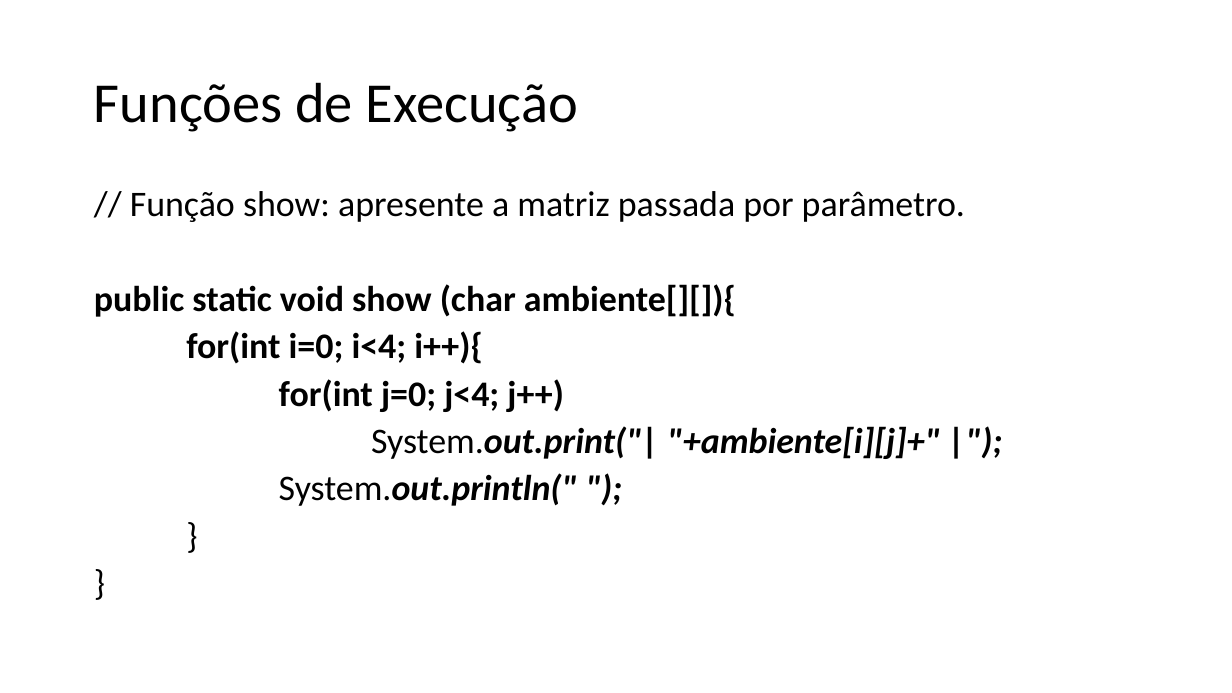
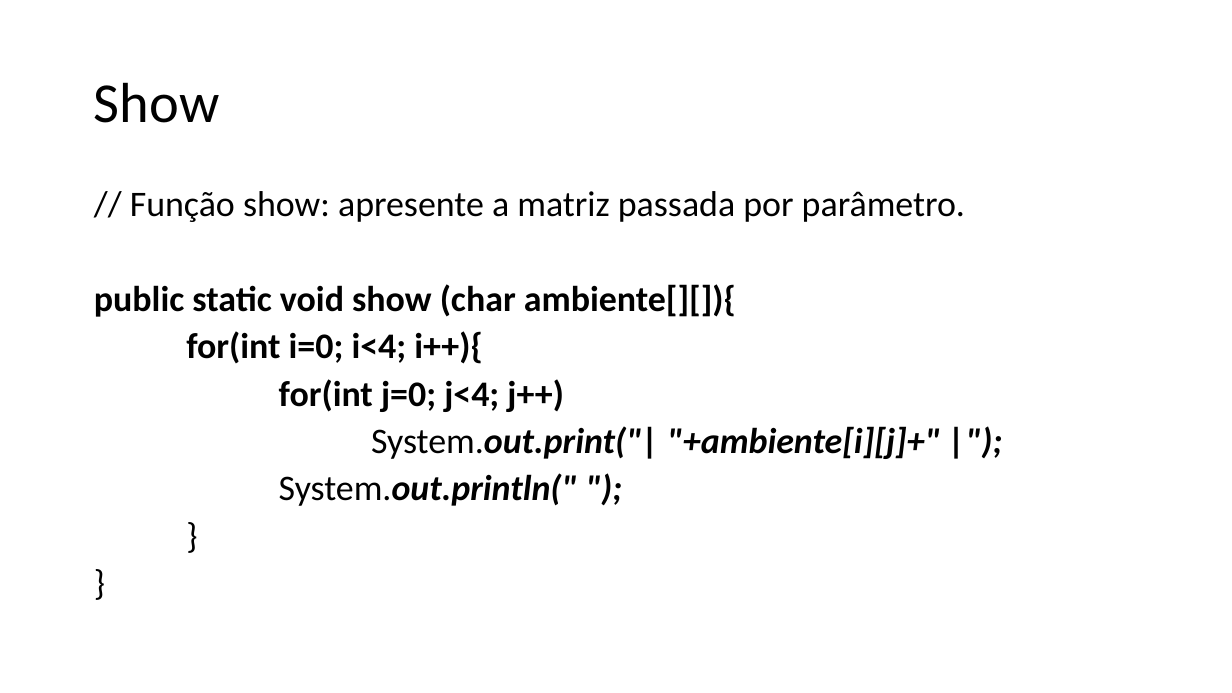
Before and after one commit to rodrigocarlos2/AgenteInteligente, a slide deck: slide 8 of Mundo do Wumpus.pptx. Drawn at 1232x693 pixels with LibreOffice and Linux fonts; fonts in the diff are those of the drawing. Boxes give left, top, right and bottom in pixels: in the first picture for what was removed or moved away, otherwise in the second. Text is boxed around its words. In the diff, an @@ line names an element or a change of style, - is before the commit and + after.

```diff
--- a/Mundo do Wumpus.pptx
+++ b/Mundo do Wumpus.pptx
@@ title at box(94, 82, 219, 123): text changed @@
-Funções de Execução
+Show
```
Also in this commit, not shown: 7 other slides changed, 2 other files.
